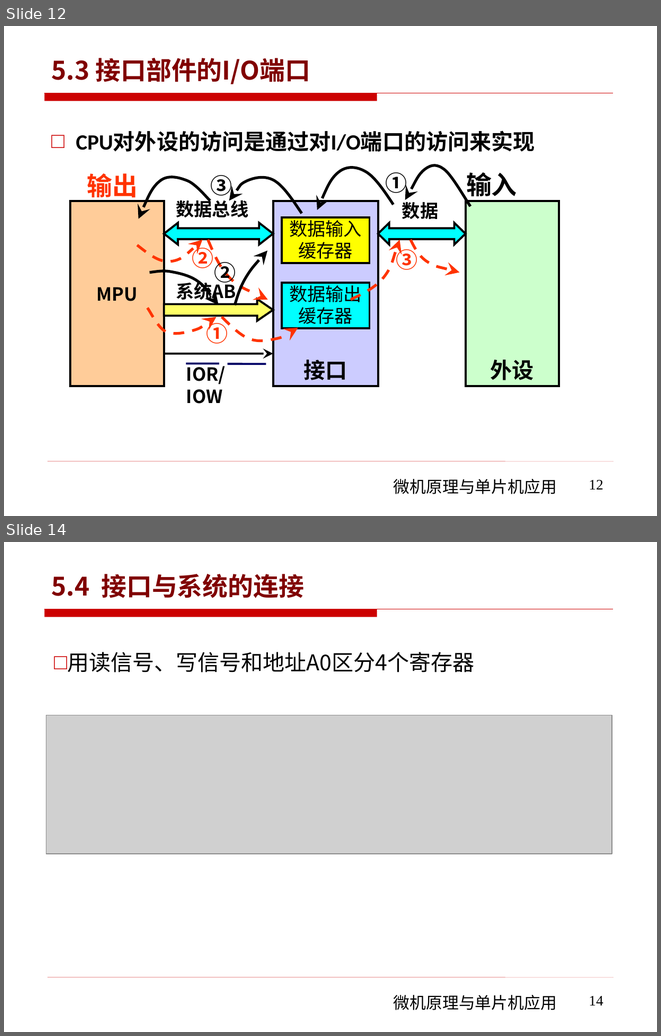
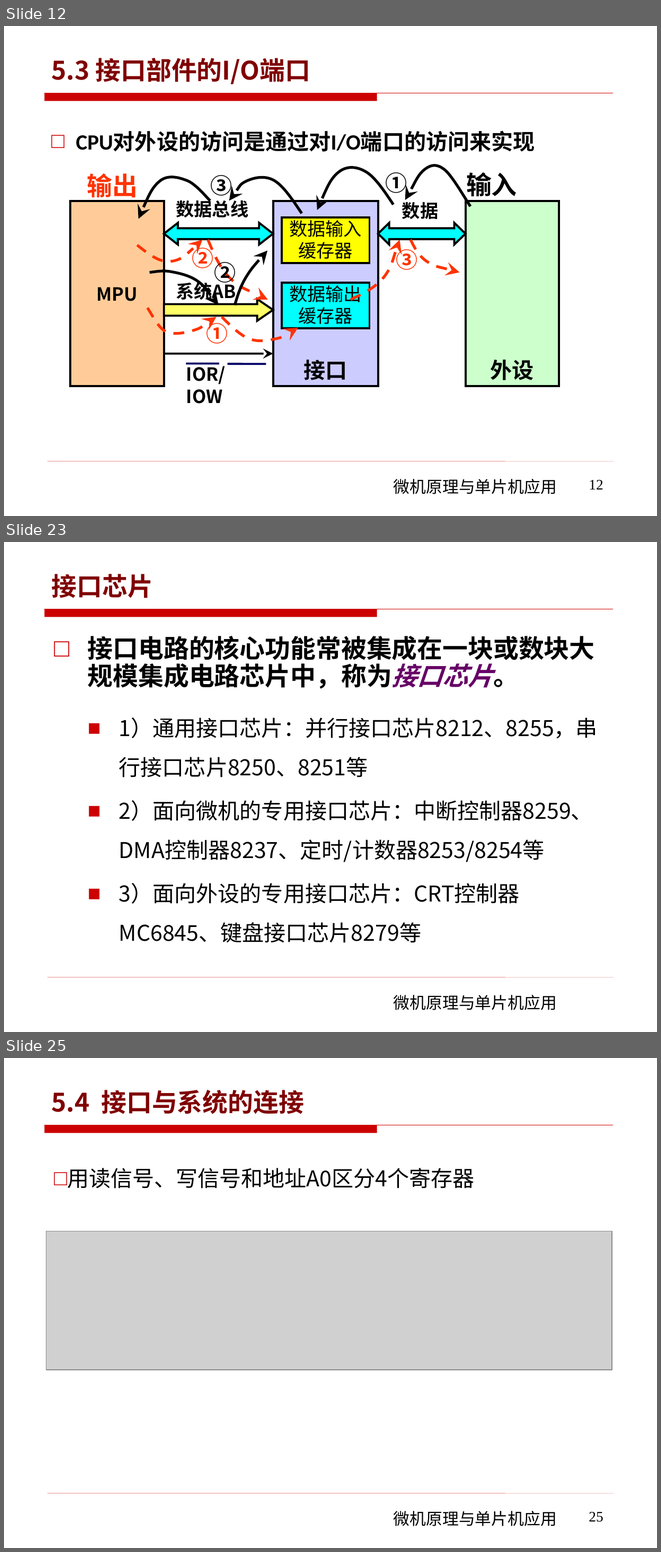
Before and after one commit to rshouc/Microcomputer, a slide deck: PPT/The Principle of Microcomputer/第五章 微机原理（微机和外设的数据传输) .pptx. Shown one above the other, each under a label of ours: slides 12 and 14 before the commit, slides 12, 23 and 25 after it; the slides between them are not shown. The pictures are 661x1036 and 661x1552 pixels, drawn with LibreOffice and Linux fonts; fonts in the diff are those of the drawing; grey boxes stand for pictures; background and template pictures are left out. Boxes give left, top, right and bottom in pixels: in the first picture for what was removed or moved away, otherwise in the second. Text is boxed around its words. In the diff, an @@ line names an element or a change of style, - is before the commit and + after.

```diff
--- a/PPT/The Principle of Microcomputer/第五章 微机原理（微机和外设的数据传输) .pptx
+++ b/PPT/The Principle of Microcomputer/第五章 微机原理（微机和外设的数据传输) .pptx
@@ slide 23 added at [4, 542, 657, 1032], background #FFFFFF; not listed: 3 template elements that a slide beside it also shows @@
@@ title added at [52, 574, 153, 598], 28 pt, text #800000, bold @@
+接口芯片
@@ text added at [88, 636, 598, 943], 24 pt, text #000000 @@
+□ 接口电路的核心功能常被集成在一块或数块大规模集成电路芯片中，称为接口芯片。
+  ■ 1）通用接口芯片：并行接口芯片8212、8255，串行接口芯片8250、8251等
+  ■ 2）面向微机的专用接口芯片：中断控制器8259、DMA控制器8237、定时/计数器8253/8254等
+  ■ 3）面向外设的专用接口芯片：CRT控制器MC6845、键盘接口芯片8279等
@@ what was slide 14 is now slide 25 @@
@@ page number at [589, 1512, 603, 1522]: text changed @@
-14
+25
```
Also in this commit, not shown: 2 slides changed, 10 other slides added.
